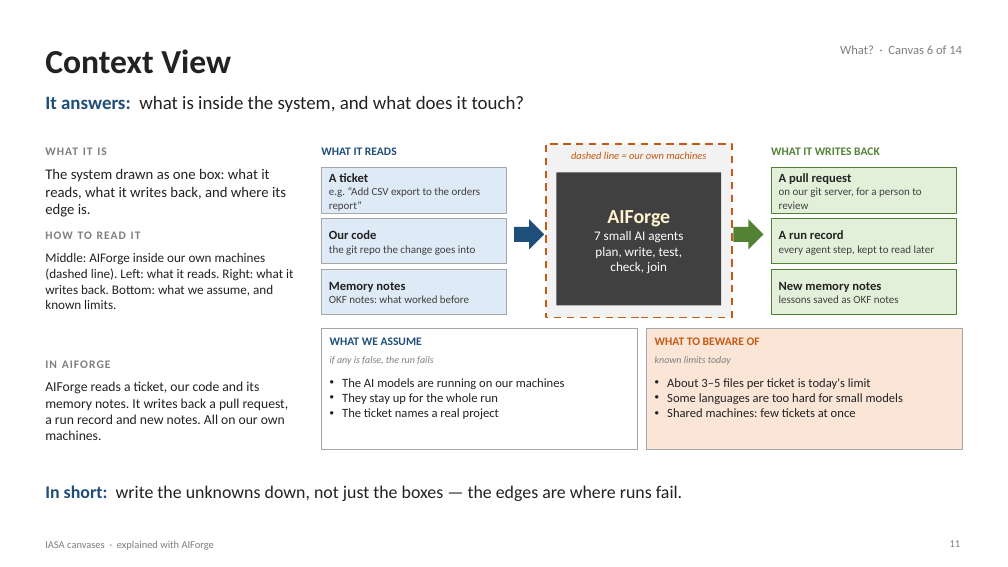
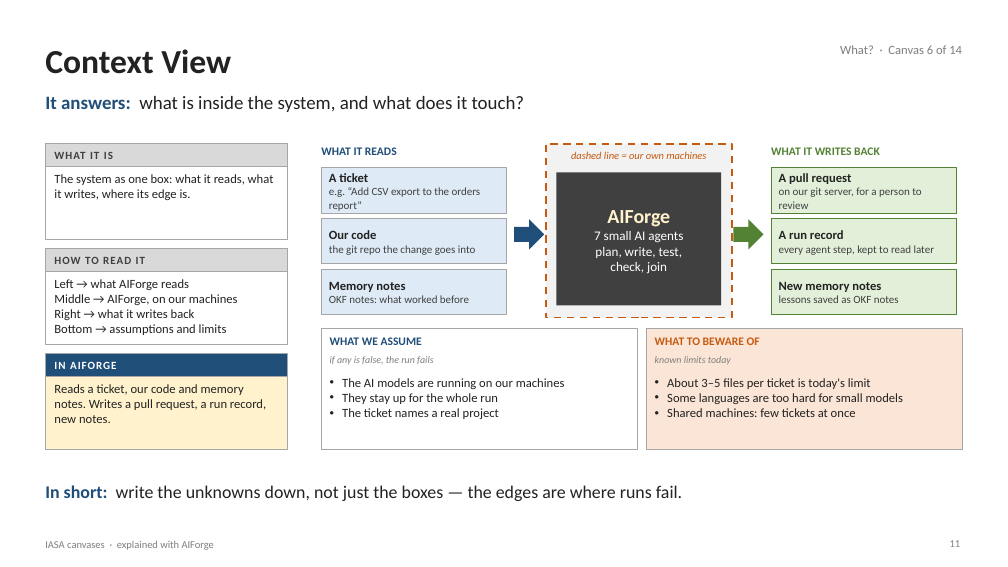
Before and after one commit to Manikanta-Reddy-Pasala/tools, a slide deck: slide 11 of course/iasa-aiforge/IASA-Canvases-with-AIForge.pptx. Drawn at 1008x567 pixels with LibreOffice and Linux fonts; fonts in the diff are those of the drawing. Boxes give left, top, right and bottom in pixels: in the first picture for what was removed or moved away, otherwise in the second. Text is boxed around its words. In the diff, an @@ line names an element or a change of style, - is before the commit and + after.

```diff
--- a/course/iasa-aiforge/IASA-Canvases-with-AIForge.pptx
+++ b/course/iasa-aiforge/IASA-Canvases-with-AIForge.pptx
@@ rectangle added at (x1=45, y1=144, x2=287, y2=240), fill #FFFFFF, outline #A6A6A6 0.75 pt @@
@@ rectangle added at (x1=45, y1=144, x2=287, y2=166), fill #D9D9D9, outline #A6A6A6 0.75 pt @@
@@ text "WHAT IT IS" moved from (x1=45, y1=147, x2=107, y2=155) to (x1=54, y1=152, x2=113, y2=159) @@
@@ text "WHAT IT IS" at (x1=54, y1=152, x2=113, y2=159): size 11 to 10.5 pt, text colour #7F7F7F to #404040; vertical alignment top to middle @@
@@ text at (x1=54, y1=174, x2=274, y2=200): text changed; size 14 to 12 pt @@
-The system drawn as one box: what it reads, what it writes back, and where its edge is.
+The system as one box: what it reads, what it writes, where its edge is.
@@ rectangle added at (x1=45, y1=249, x2=287, y2=345), fill #FFFFFF, outline #A6A6A6 0.75 pt @@
@@ rectangle added at (x1=45, y1=249, x2=287, y2=271), fill #D9D9D9, outline #A6A6A6 0.75 pt @@
@@ text "HOW TO READ IT" at (x1=54, y1=257, x2=145, y2=264): size 11 to 10.5 pt, text colour #7F7F7F to #404040; vertical alignment top to middle @@
@@ text "HOW TO READ IT" moved from (x1=45, y1=231, x2=141, y2=239) to (x1=54, y1=257, x2=145, y2=264) @@
@@ text at (x1=54, y1=279, x2=238, y2=335): text changed; size 12.5 to 12 pt @@
-Middle: AIForge inside our own machines (dashed line). Left: what it reads. Right: what it writes back. Bottom: what we assume, and known limits.
+Left → what AIForge reads
+Middle → AIForge, on our machines
+Right → what it writes back
+Bottom → assumptions and limits
@@ rectangle added at (x1=45, y1=354, x2=287, y2=450), fill #FFF2CC, outline #A6A6A6 0.75 pt @@
@@ rectangle added at (x1=45, y1=354, x2=287, y2=377), fill #1F4E79, outline #A6A6A6 0.75 pt @@
@@ text "IN AIFORGE" moved from (x1=45, y1=360, x2=111, y2=368) to (x1=54, y1=361, x2=116, y2=369) @@
@@ text "IN AIFORGE" at (x1=54, y1=361, x2=116, y2=369): size 11 to 10.5 pt, text colour #7F7F7F to #FFFFFF; vertical alignment top to middle @@
@@ text at (x1=54, y1=384, x2=266, y2=423): text changed; size 13 to 12 pt @@
-AIForge reads a ticket, our code and its memory notes. It writes back a pull request, a run record and new notes. All on our own machines.
+Reads a ticket, our code and memory notes. Writes a pull request, a run record, new notes.
```
Also in this commit, not shown: 13 other slides changed, 2 other files.
